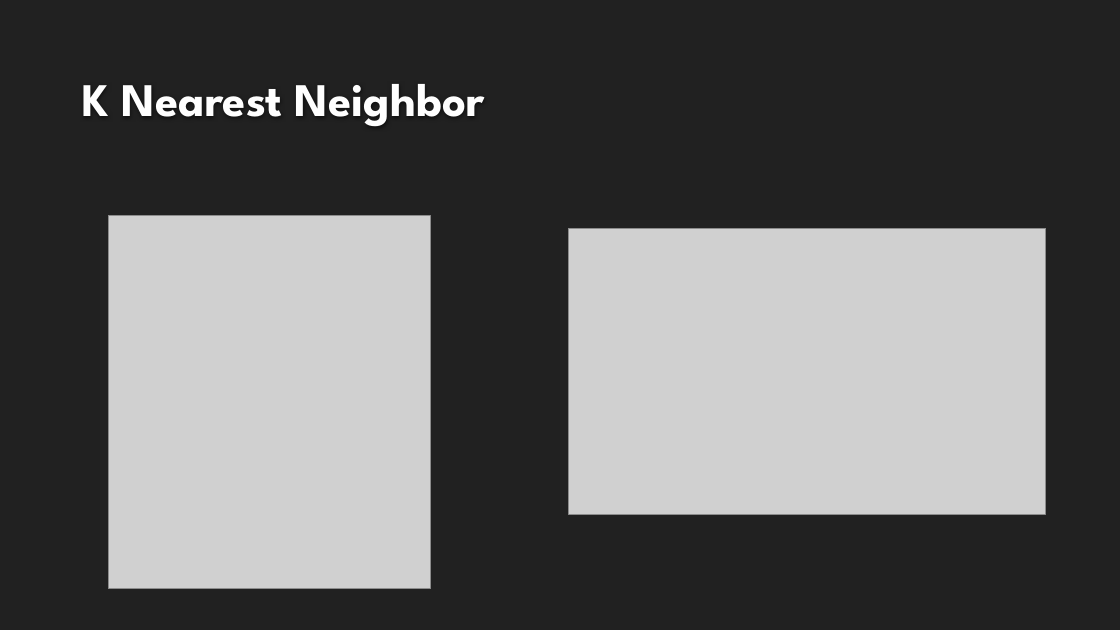
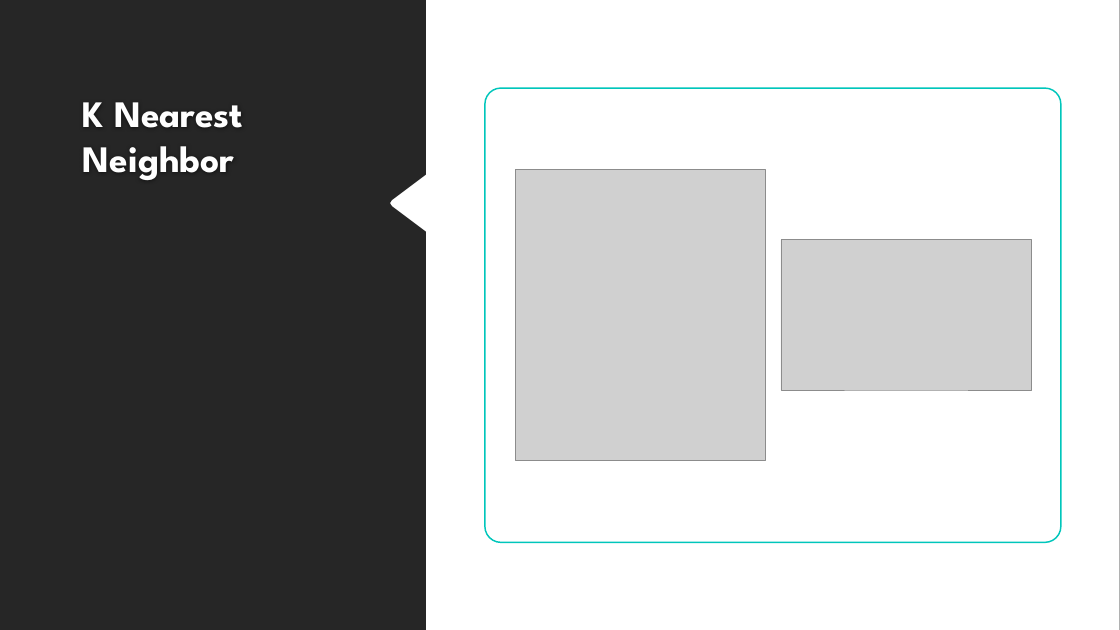
Before and after one commit to Sal-r/Credit-Card-Fraud, a slide deck: slide 5 of Credit_Card_Fraud_Presentation.pptx. Drawn at 1120x630 pixels with LibreOffice and Linux fonts; fonts in the diff are those of the drawing; grey boxes stand for pictures; background and template pictures are left out. Boxes give left, top, right and bottom in pixels: in the first picture for what was removed or moved away, otherwise in the second. Text is boxed around its words. In the diff, an @@ line names an element or a change of style, - is before the commit and + after.

Commit message:
Presentation

```diff
--- a/Credit_Card_Fraud_Presentation.pptx
+++ b/Credit_Card_Fraud_Presentation.pptx
@@ rectangle added at bbox=[0, 0, 1120, 630], fill #FFFFFF @@
@@ freeform shape added at bbox=[0, 0, 426, 630], fill #262626 @@
@@ title "K Nearest Neighbor" at bbox=[83, 102, 243, 180]: size 40 to 32 pt @@
@@ rounded rectangle added at bbox=[485, 88, 1061, 543], fill #FFFFFF, outline #00C6BB 1.25 pt @@
@@ picture: place and size @@
-picture at bbox=[108, 216, 430, 589]
+picture at bbox=[516, 170, 766, 460]
@@ picture: place and size @@
-picture at bbox=[569, 229, 1046, 515]
+picture at bbox=[781, 239, 1032, 390]
```
Also in this commit, not shown: 4 other slides changed.
